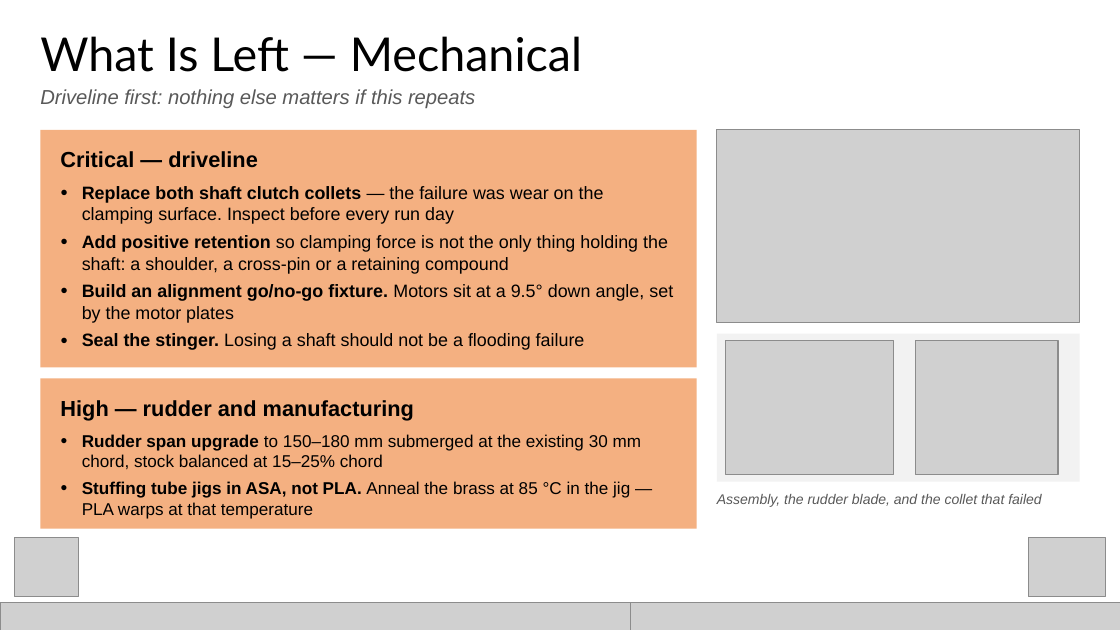
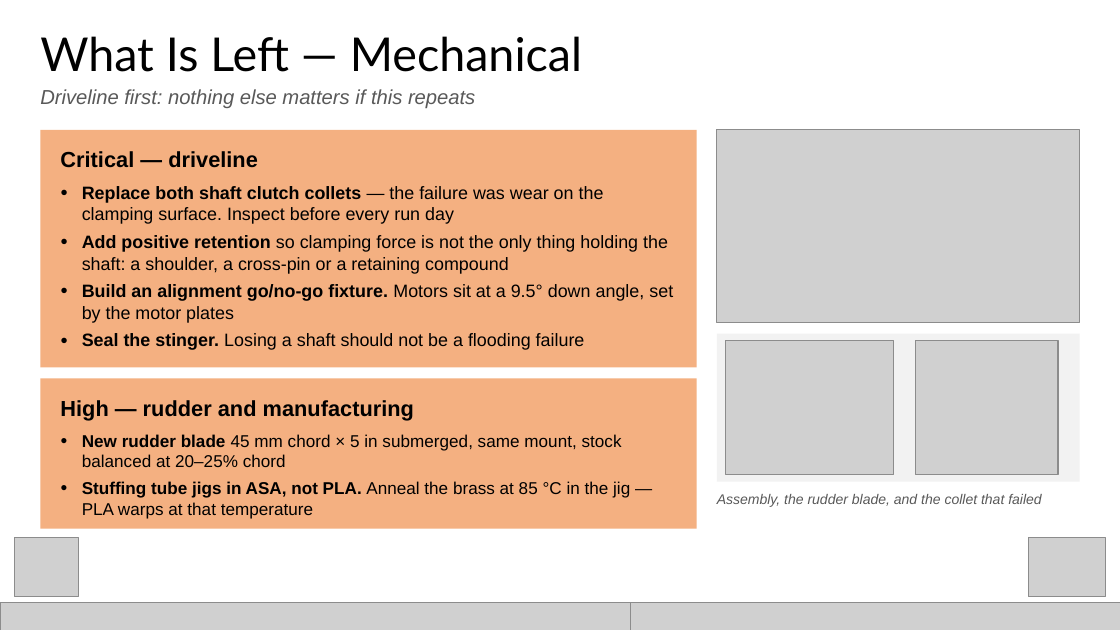
Before and after one commit to GrahamSmith2/Osprey, a slide deck: slide 9 of docs/Osprey_Status_and_Work_Remaining.pptx. Drawn at 1120x630 pixels with LibreOffice and Linux fonts; fonts in the diff are those of the drawing; grey boxes stand for pictures. Boxes give left, top, right and bottom in pixels: in the first picture for what was removed or moved away, otherwise in the second. Text is boxed around its words. In the diff, an @@ line names an element or a change of style, - is before the commit and + after.

```diff
--- a/docs/Osprey_Status_and_Work_Remaining.pptx
+++ b/docs/Osprey_Status_and_Work_Remaining.pptx
@@ text at bbox=[82, 434, 622, 467]: text changed @@
-● Rudder span upgrade to 150–180 mm submerged at the existing 30 mm chord, stock balanced at 15–25% chord
+● New rudder blade 45 mm chord × 5 in submerged, same mount, stock balanced at 20–25% chord
```
Also in this commit, not shown: 5 other slides changed, 46 other files.
